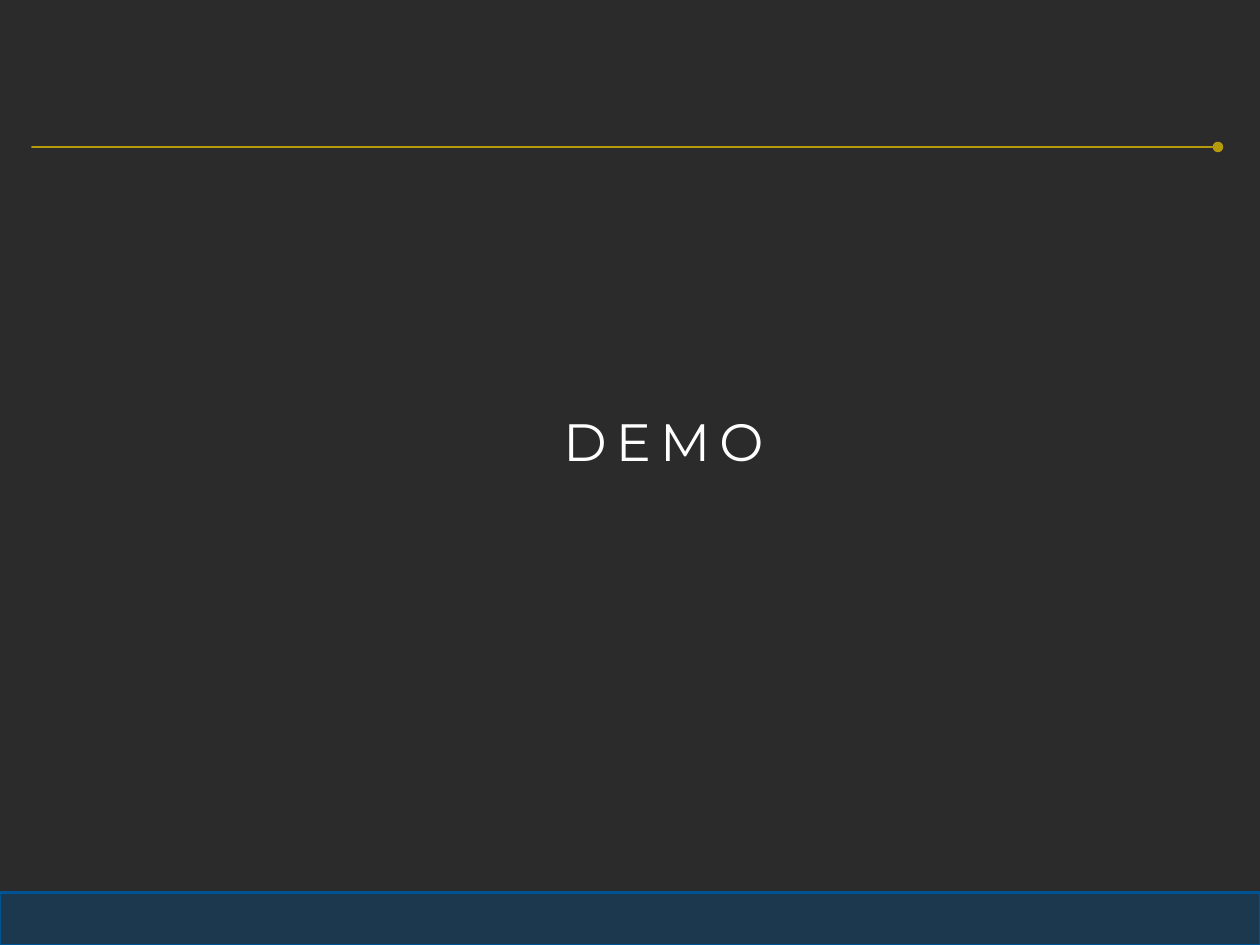
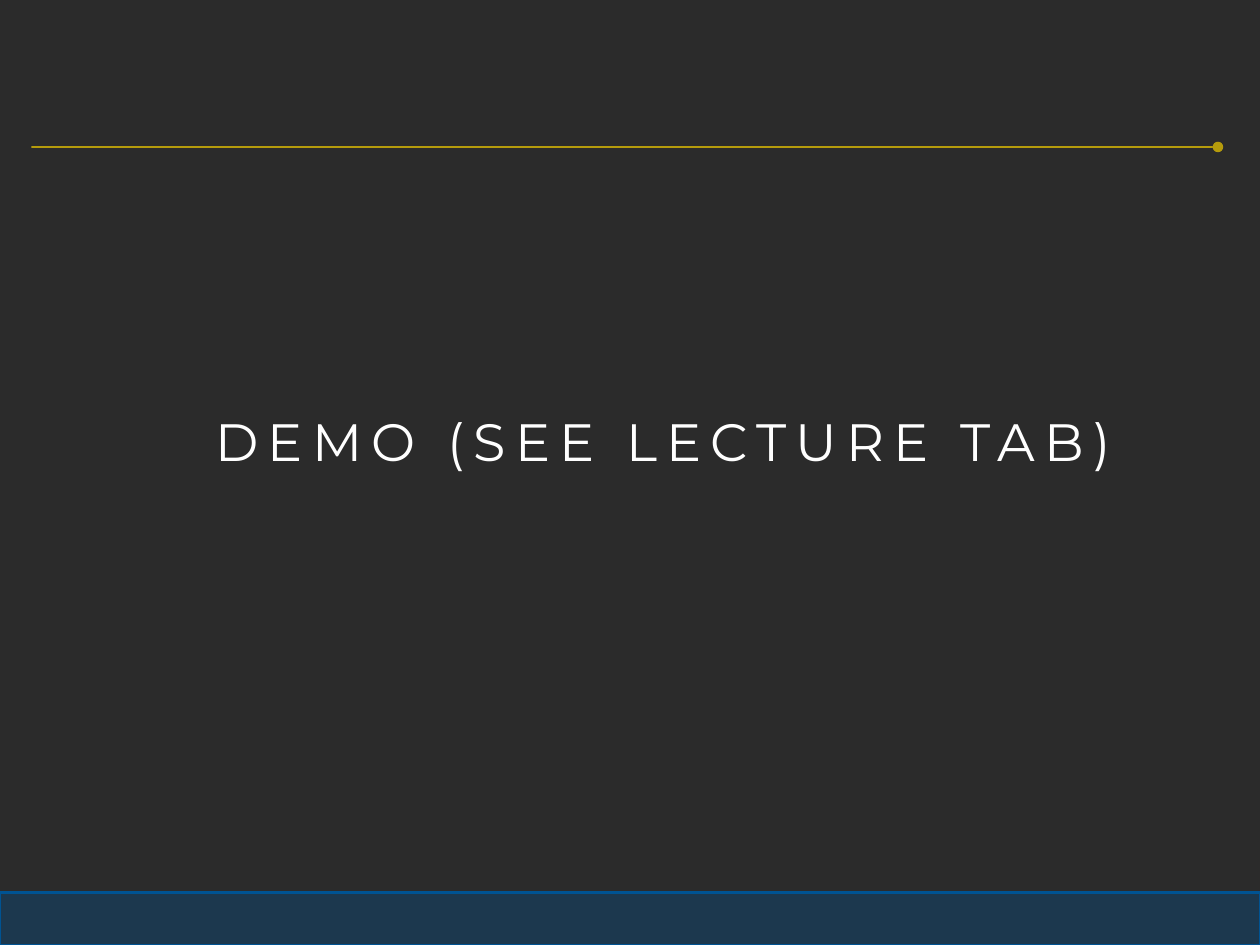
Before and after one commit to joeappleton18/WEB-AND-DATABASE-SYSTEMS, a slide deck: slide 42 of week-8/lecture/lecture.pptx (slide 49 before the commit). Drawn at 1260x945 pixels with LibreOffice and Linux fonts; fonts in the diff are those of the drawing; background and template pictures are left out; a plain dark background stands for a picture behind light text. Boxes give left, top, right and bottom in pixels: in the first picture for what was removed or moved away, otherwise in the second. Text is boxed around its words. In the diff, an @@ line names an element or a change of style, - is before the commit and + after.

```diff
--- a/week-8/lecture/lecture.pptx
+++ b/week-8/lecture/lecture.pptx
@@ title at box(215, 422, 1110, 471): text changed @@
-DEMO
+DEMO (SEE LECTURE TAB)
```
Also in this commit, not shown: 18 other slides changed, 7 slides removed.
